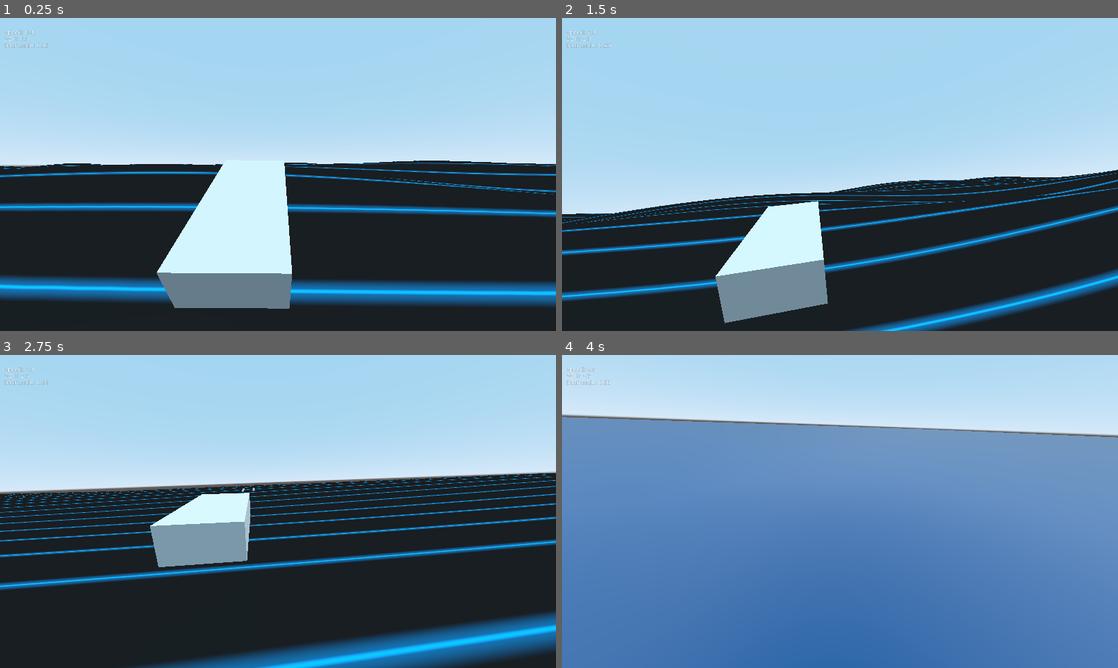
Above: before the commit, frames 1-4 (two rows, left to right).
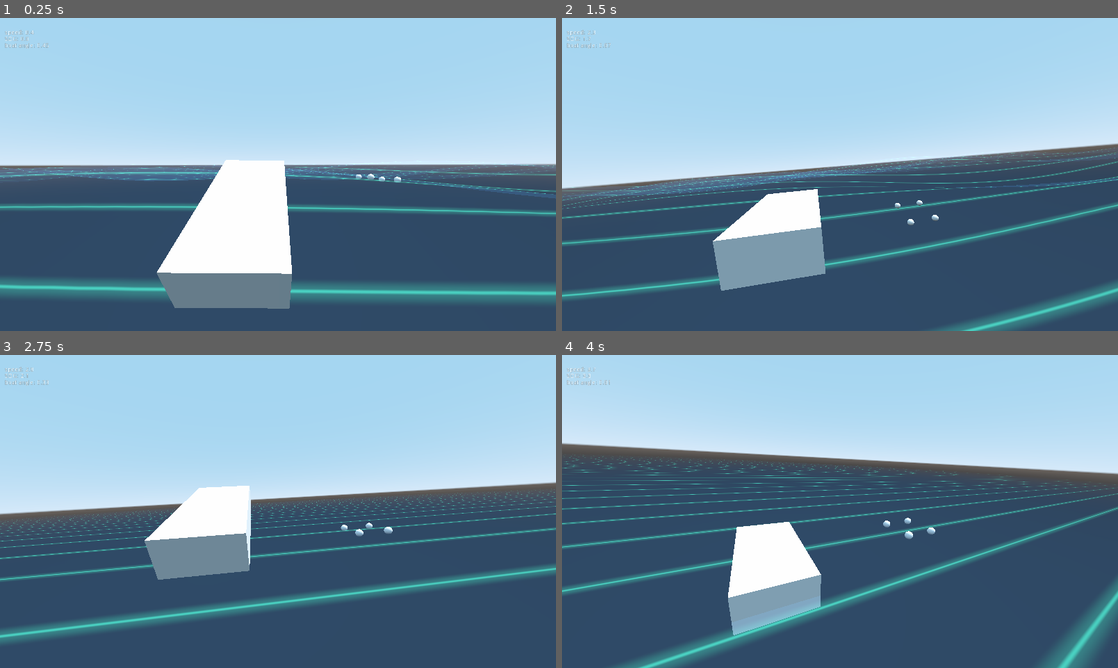
Above: after the commit, the same moments.

Repository: qez008/shark-bait
Game: Godot game, scene res://src/ocean_test.tscn
The game is run twice, just before and just after one commit, with the same random seed, the same clock (stepped at 60 frames per second) and the same inputs.
Inputs (mouse positions are in pixels of both pictures, inside the frame that each line leads up to):
- Up to frame 1 (0.25 s): no input
- Up to frame 2 (1.5 s): tap Enter at 0.5 s; move the mouse to (867, 174) at 0.52 s; hold 1 (one) 0.53-1.28 s; hold Up (ui_up) from 0.53 s (still down); move the mouse to (812, 174) at 1.27 s; tap 2 (two) at 1.35 s
- Up to frame 3 (2.75 s): keep holding Up (ui_up); move the mouse to (289, 505) at 2.02 s; hold 1 (one) from 2.03 s (still down)
- Up to frame 4 (4 s): keep holding Up (ui_up); move the mouse to (834, 517) at 2.77 s; release 1 (one) at 2.78 s; tap 2 (two) at 2.85 s; move the mouse to (878, 514) at 3.52 s; hold 1 (one) from 3.53 s (still down)

The runs differ from the first frame. In frame 1, 51% of the frame differs, in the area x 0-100%, y 45-100%; in frame 2, 53%; in frame 3, 56%; in frame 4, 80%, in the area x 0-100%, y 4-100%.

Commit message:
add mask to wave shader

Diff:
--- a/shaders/gertsnerwaves.gdshader
+++ b/shaders/gertsnerwaves.gdshader
@@ -1,8 +1,10 @@
 shader_type spatial;
-render_mode vertex_lighting;
+render_mode blend_add, unshaded;
 
-uniform vec4 grid_color : hint_color = vec4(0.0, 0.7, 1.0, 1.0);
+uniform vec4 line_color : hint_color = vec4(0.0, 0.7, 1.0, 1.0);
 uniform vec4 fill_color : hint_color = vec4(0.0, 0.1, 0.1, 1.0);
+
+uniform sampler2D noise_pattern;
 
 // angle, speed, wave length, steepness:
 uniform vec3 wave_a = vec3(0.0, 2.1, 0.2);
@@ -12,6 +14,7 @@
 
 uniform float synced_time = 0.0;
 uniform vec3 wave_offset = vec3(0.0, 0.0, 0.0);
+
 
 const float PI = 3.141593;
 
@@ -68,14 +71,22 @@
     NORMAL = normal;
 }
 
-float grid(vec2 uv, float batt) {
-    vec2 size = vec2(0.02);
-//    uv += vec2(0.0, batt + 0.05);
-    uv = abs(fract(uv) - 0.5);
-    vec2 lines = smoothstep(size, vec2(0.0), uv);
-    lines += smoothstep(size * 5.0, vec2(0.0), uv) * 0.4 * batt;
-    return clamp(lines.x + lines.y, 0.0, 3.0);
+// https://www.ronja-tutorials.com/post/026-perlin-noise/
+float surf(vec2 uv) {
+    float noise = texture(noise_pattern, uv).x;
+    noise = fract(noise * 20.0);
+    float pixelNoiseChange = fwidth(noise);
+    float heightLine = smoothstep(1.0 - pixelNoiseChange, 1.0, noise);
+    heightLine += smoothstep(pixelNoiseChange, 0.0, noise);
+
+    return heightLine;
 }
+
+const vec3 P1ColorIn = vec3(1.0, 0.5, 0.0);
+const vec3 P1ColorOut = vec3(1.0, 0.0, 0.0);
+
+const vec3 P2ColorIn = vec3(0.0, 0.5, 1.0);  //vec3(1.0, 1.0, 1.0);
+const vec3 P2ColorOut = vec3(0.0, 0.0, 1.0); //vec3(0.0, 0.5, 1.0);
 
 float line(vec2 uv, float batt) {
     vec2 size = vec2(0.02);
@@ -89,23 +100,46 @@
 vec4 lines(vec2 uv) {
     vec2 offset = wave_offset.xz / 300.0;
     uv = (offset + uv) * 100.0;
+
     vec4 col = fill_color;
     float gridVal = line(uv, 1.0);
-    col = mix(fill_color, grid_color, gridVal);
+    col = mix(fill_color, line_color, gridVal);
     return col;
 }
 
-float circle(vec2 _st, float _radius){
-    vec2 pos = vec2(0.5) - _st;
-    return smoothstep(1.0 - _radius, 1.0 - _radius + _radius * 0.2, 1.0 - dot(pos, pos) * PI);
+float grid(vec2 uv, float batt) {
+    vec2 size = vec2(0.02);
+//    uv += vec2(0.0, batt + 0.05);
+    uv = abs(fract(uv) - 0.5);
+    vec2 lines = smoothstep(size, vec2(0.0), uv);
+    lines += smoothstep(size * 5.0, vec2(0.0), uv) * 0.4 * batt;
+    return clamp(lines.x + lines.y, 0.0, 3.0);
 }
 
+float circle(in vec2 _st, in float _radius) {
+    vec2 dist = _st-vec2(0.5);
+	return 1.-smoothstep(_radius-(_radius*0.01),
+                         _radius+(_radius*0.01),
+                         dot(dist,dist)*4.0);
+}
 
 void fragment() {
-//    vec2 st = fract(UV * 1000.0);
-//    vec3 color = vec3(1.0 - circle(st, 0.3));
-//    ALBEDO = color;
+//    float surf = surf(UV);
+//    vec4 color = (1.0 - surf) * fill_color + surf * line_color;
+//    ALBEDO = color.xyz;
+
+//    vec2 uv = wave_offset.xz / 100.;
+//    uv = vec2(mod(uv.x, 1.), mod(uv.y*20., 1.));
+//    float curve = 0.1 * sin((9.25 * uv.x) + (2.0 * TIME));
+//    float lineAShape = smoothstep(1.0 - clamp(abs(curve + uv.y - 0.5) * 8.0, 0.0, 1.0), 1.0, 0.99);
+//    vec3  lineACol = (1.0 - lineAShape) * vec3(mix(P1ColorIn, P1ColorOut, lineAShape));
+//
+//    ALBEDO = lineACol;
+//    vec2 offset = wave_offset.xz / 100.0;
+//    vec2 uv = (offset + UV);
     vec4 color = lines(UV);
+    vec2 p = (UV - 0.5);
+    float reverse_distance = 0.4 - distance(p, vec2(0.0));
+    color *= vec4(clamp( reverse_distance*2. , 0.0 , 1.0 ));
     ALBEDO = color.rgb;
-//    ALPHA = color.a;
 }
--- a/shaders/inception_shader.gdshader
+++ b/shaders/inception_shader.gdshader
@@ -5,8 +5,9 @@
 // Author @patriciogv - 2015
 // http://patriciogonzalezvivo.com
 
-uniform int NUM_OCTAVES = 5;
-uniform vec2 u_resolution;
+uniform int NUM_OCTAVES = 3;
+uniform vec2 u_resolution = vec2(1.0);
+uniform sampler2D noise_tex;
 
 float random (in vec2 _st) {
     return fract(sin(dot(_st.xy, vec2(12.9898,78.233))) * 43758.5453123);
@@ -15,6 +16,8 @@
 // Based on Morgan McGuire @morgan3d
 // https://www.shadertoy.com/view/4dS3Wd
 float noise (in vec2 _st) {
+//    return texture(noise_tex, _st).x;
+
     vec2 i = floor(_st);
     vec2 f = fract(_st);
 
@@ -62,8 +65,8 @@
 
     color = mix( vec3(0.101961, 0.619608, 0.666667) , vec3(0.666667, 0.666667, 0.498039) , clamp((f * f) * 4.0, 0.0, 1.0) );
     color = mix( color , vec3(0.0, 0.0, 0.164706) , clamp(length(q), 0.0, 1.0) );
-//    color = mix( color, vec3(0.666667, 1.0, 1.0), clamp(abs(r.x), 0.0, 1.0) );
     color = mix( color , vec3(0.666667, 1.0, 1.0) , clamp(abs(r.x), 0.0, 1.0) );
 
-    COLOR = vec4((f*f*f+.6*f*f+.5*f) * color, 1.0);
+//    COLOR = vec4( (f*f*f + .6*f*f + .5*f) * color , 1.0 );
+    COLOR = vec4( f * color , 1.0 );
 }
--- a/shaders/water_pattern.tres
+++ /dev/null
@@ -1,58 +0,0 @@
-[gd_resource type="Shader" format=2]
-
-[resource]
-code = "shader_type spatial;
-
-render_mode cull_back, diffuse_burley, specular_toon;
-
-uniform sampler2D noise_pattern;
-
-uniform vec4 fill_color : hint_color = vec4(vec3(0.1), 1.0);
-uniform vec4 line_color : hint_color = vec4(vec3(0.5), 1.0);
-
-uniform sampler2D nTexture : hint_black;
-
-varying vec2 vertPos;
-
-void vertex() {
-	vec3 ns = texture(nTexture, UV).rgb * 1.6;
-	vertPos = VERTEX.xz / 2.0;
-	VERTEX.y = VERTEX.y + (ns.z*0.9 * NORMAL.y);
-}
-
-
-// https://www.ronja-tutorials.com/post/026-perlin-noise/
-float surf(vec2 uv) {
-    float x = texture(noise_pattern, vec2(uv.x, uv.y + TIME * 0.02)).x;
-    float y = texture(noise_pattern, vec2(uv.x + TIME * 0.019, uv.y)).x;
-    float noise = texture(noise_pattern, vec2(x, y)).x;
-    noise = fract(noise * 6.0);
-    float pixelNoiseChange = fwidth(noise);
-    float heightLine = smoothstep(1.0 - pixelNoiseChange, 1.0, noise);
-    heightLine += smoothstep(pixelNoiseChange, 0.0, noise);
-
-    return heightLine;
-   }
-
-void fragment() {
-//    float surf = surf(UV);
-//    vec4 color = (1.0 - surf) * fill_color + surf * line_color;
-//    ALBEDO = color.xyz;
-
-    mediump vec3 ns = texture(nTexture, UV).rgb; //noise_texture(from Viewport)
-	mediump vec3 fFac = smoothstep(vec3(0.8), vec3(0.4), ns); //foam_factor
-	mediump float fresnel = sqrt(1.0 - dot(NORMAL, VIEW));
-	mediump vec3 col_1 = vec3(0.0, 0.1, 0.3);
-	mediump vec3 col_2 = vec3(0.1, 0.3, 0.4);
-	mediump vec3 col_3 = vec3(0.4, 0.8, 0.8);
-	mediump vec3 col_4 = vec3(0.8, 0.9, 0.9);
-	//Color_ramp
-	mediump vec3 col = mix(mix(col_1, col_2, ns*0.6), mix(col_3, col_4, ns*1.2), smoothstep(0.0, 1.0, ns));
-	mediump vec3 fCol = clamp(mix(vec3(0.999), col, fFac), 0.0, 1.0); //final_color
-	//fCol *= min(clamp(mix(vec3(1.0), vec3(0.2, 0.4, 0.6), fFac), 0.0, 1.0), 1.0);
-	ALBEDO = min(fCol + (0.1 * fresnel), 1.0);
-	SPECULAR = 0.2 * fresnel;
-	ROUGHNESS = mix(0.9, 0.7, fFac.z) * (1.0 - fresnel*0.2);
-	TRANSMISSION = vec3(0.2, 0.7, 0.3);
-}
-"
--- /dev/null
+++ b/shaders/wave_pattern.gdshader
@@ -0,0 +1,27 @@
+shader_type spatial;
+
+render_mode cull_back, diffuse_burley, specular_toon;
+
+uniform sampler2D noise_pattern;
+
+uniform vec4 fill_color : hint_color = vec4(vec3(0.1), 1.0);
+uniform vec4 line_color : hint_color = vec4(vec3(0.5), 1.0);
+
+
+// https://www.ronja-tutorials.com/post/026-perlin-noise/
+float surf(vec2 uv) {
+    float noise = texture(noise_pattern, uv).x;
+    noise = fract(noise * 10.0);
+    float pixelNoiseChange = fwidth(noise);
+    float heightLine = smoothstep(1.0 - pixelNoiseChange, 1.0, noise);
+    heightLine += smoothstep(pixelNoiseChange, 0.0, noise);
+
+    return heightLine;
+}
+
+void fragment() {
+    float surf = surf(UV);
+    vec4 color = (1.0 - surf) * fill_color + surf * line_color;
+    ALBEDO = color.xyz;
+//    ALBEDO = texture(noise_pattern, UV).xyz;
+}
--- a/src/autoloads/wave_manager.gd
+++ b/src/autoloads/wave_manager.gd
@@ -6,8 +6,10 @@
 # wave configurations:
 
 var quiet_waves = [
-        Vector3(PI / 2.1, 42.0, 0.08),
-        Vector3(PI / 2.4, 60.0, 0.07),
+#        Vector3(PI / 2.1, 42.0, 0.08),
+#        Vector3(PI / 2.4, 60.0, 0.07),
+        Vector3(0.0, 1.0, 0.0),
+        Vector3(0.0, 1.0, 0.0),
         Vector3(0.0, 1.0, 0.0),
         Vector3(0.0, 1.0, 0.0)
    ]
--- a/src/ocean_test.tscn
+++ b/src/ocean_test.tscn
@@ -1,21 +1,27 @@
-[gd_scene load_steps=18 format=2]
+[gd_scene load_steps=19 format=2]
 
 [ext_resource path="res://shaders/gertsnerwaves.gdshader" type="Shader" id=1]
 [ext_resource path="res://src/test_boat/TestBoat.tscn" type="PackedScene" id=2]
-[ext_resource path="res://shaders/water_pattern.tres" type="Shader" id=3]
+[ext_resource path="res://shaders/wave_pattern.gdshader" type="Shader" id=3]
 [ext_resource path="res://src/waves.gd" type="Script" id=4]
 [ext_resource path="res://src/floater.gd" type="Script" id=5]
+[ext_resource path="res://shaders/inception_shader.gdshader" type="Shader" id=6]
+
+[sub_resource type="ViewportTexture" id=25]
+viewport_path = NodePath("Viewport")
 
 [sub_resource type="ShaderMaterial" id=11]
+resource_local_to_scene = true
 shader = ExtResource( 1 )
-shader_param/grid_color = Color( 0, 0.7, 1, 1 )
-shader_param/fill_color = Color( 0.0745098, 0.0745098, 0.0745098, 1 )
+shader_param/line_color = Color( 0.243137, 0.792157, 0.741176, 1 )
+shader_param/fill_color = Color( 0.101961, 0.254902, 0.392157, 1 )
 shader_param/wave_a = Vector3( 1.61, 74.956, 0.116 )
 shader_param/wave_b = Vector3( 1.994, 36.31, 0.156 )
 shader_param/wave_c = Vector3( 1.266, 21.954, 0.152 )
 shader_param/wave_d = Vector3( 1.508, 12.934, 0.212 )
 shader_param/synced_time = 0.0
 shader_param/wave_offset = Vector3( 0, 0, 0 )
+shader_param/noise_pattern = SubResource( 25 )
 
 [sub_resource type="PlaneMesh" id=3]
 material = SubResource( 11 )
@@ -23,150 +29,82 @@
 subdivide_width = 200
 subdivide_depth = 200
 
+[sub_resource type="SpatialMaterial" id=29]
+albedo_color = Color( 0.027451, 0.14902, 0.290196, 1 )
+
+[sub_resource type="PlaneMesh" id=28]
+material = SubResource( 29 )
+size = Vector2( 300, 300 )
+subdivide_width = 10
+subdivide_depth = 10
+
 [sub_resource type="SphereMesh" id=6]
 radius = 0.2
 height = 0.4
 
-[sub_resource type="ViewportTexture" id=20]
+[sub_resource type="ViewportTexture" id=23]
 viewport_path = NodePath("Viewport")
 
-[sub_resource type="OpenSimplexNoise" id=16]
-period = 32.0
-persistence = 0.1
+[sub_resource type="ShaderMaterial" id=24]
+resource_local_to_scene = true
+shader = ExtResource( 3 )
+shader_param/fill_color = Color( 0.152941, 0.305882, 0.447059, 1 )
+shader_param/line_color = Color( 0.133333, 0.741176, 0.698039, 1 )
+shader_param/noise_pattern = SubResource( 23 )
 
-[sub_resource type="NoiseTexture" id=17]
-width = 256
+[sub_resource type="QuadMesh" id=13]
+material = SubResource( 24 )
+size = Vector2( 40, 40 )
+
+[sub_resource type="OpenSimplexNoise" id=26]
+
+[sub_resource type="NoiseTexture" id=27]
 height = 1
 seamless = true
-noise = SubResource( 16 )
+noise = SubResource( 26 )
 
-[sub_resource type="ShaderMaterial" id=15]
-resource_local_to_scene = true
-shader = ExtResource( 3 )
-shader_param/fill_color = Color( 0.156863, 0.341176, 0.4, 1 )
-shader_param/line_color = Color( 0.168627, 0.788235, 0.701961, 1 )
-shader_param/noise_pattern = SubResource( 17 )
-shader_param/nTexture = SubResource( 20 )
-
-[sub_resource type="QuadMesh" id=13]
-material = SubResource( 15 )
-size = Vector2( 40, 40 )
-
-[sub_resource type="Shader" id=18]
-code = "shader_type canvas_item;
-render_mode unshaded;
-
-
-// Author @patriciogv - 2015
-// http://patriciogonzalezvivo.com
-
-uniform sampler2D noisetex;
-uniform int NUM_OCTAVES = 5;
-uniform vec2 u_resolution;
-
-float random (in vec2 _st) {
-    return fract(sin(dot(_st.xy, vec2(12.9898,78.233))) * 43758.5453123);
-}
-
-// Based on Morgan McGuire @morgan3d
-// https://www.shadertoy.com/view/4dS3Wd
-float noise (in vec2 _st) {
-    vec2 i = floor(_st);
-    vec2 f = fract(_st);
-
-    // Four corners in 2D of a tile
-    float a = random(i);
-    float b = random(i + vec2(1.0, 0.0));
-    float c = random(i + vec2(0.0, 1.0));
-    float d = random(i + vec2(1.0, 1.0));
-
-    vec2 u = f * f * (3.0 - 2.0 * f);
-
-    return mix(a, b, u.x) +
-            (c - a)* u.y * (1.0 - u.x) +
-            (d - b) * u.x * u.y;
-}
-
-
-float fbm ( in vec2 _st) {
-    float v = 0.0;
-    float a = 0.5;
-    vec2 shift = vec2(100.0);
-    // Rotate to reduce axial bias
-    mat2 rot = mat2( vec2(cos(0.5), sin(0.5)) , vec2(-sin(0.5), cos(0.50)) );
-    for (int i = 0; i < NUM_OCTAVES; ++i) {
-        v += a * noise(_st);
-        _st = rot * _st * 2.0 + shift;
-        a *= 0.5;
-    }
-    return v;
-}
-
-void fragment() {
-    vec2 st = UV / u_resolution.xy * 3.0;
-    vec3 color = vec3(0.0);
-
-    vec2 q = vec2(0.);
-    q.x = fbm( st + 0.00 * TIME);
-    q.y = fbm( st + vec2(1.0));
-
-    vec2 r = vec2(0.);
-    r.x = fbm( st + 1.0 * q + vec2(1.7,9.2) + 0.15 * TIME);
-    r.y = fbm( st + 1.0 * q + vec2(8.3,2.8) + 0.126 * TIME);
-
-    float f = fbm(st+r);
-
-    color = mix( vec3(0.101961, 0.619608, 0.666667) , vec3(0.666667, 0.666667, 0.498039) , clamp((f * f) * 4.0, 0.0, 1.0) );
-    color = mix( color , vec3(0.0, 0.0, 0.164706) , clamp(length(q), 0.0, 1.0) );
-//    color = mix( color, vec3(0.666667, 1.0, 1.0), clamp(abs(r.x), 0.0, 1.0) );
-    color = mix( color , vec3(0.666667, 1.0, 1.0) , clamp(abs(r.x), 0.0, 1.0) );
-
-    COLOR = vec4((f*f*f+.6*f*f+.5*f) * color, 1.0);
-}"
-
-[sub_resource type="OpenSimplexNoise" id=21]
-
-[sub_resource type="NoiseTexture" id=22]
-seamless = true
-noise = SubResource( 21 )
-
-[sub_resource type="ShaderMaterial" id=19]
-shader = SubResource( 18 )
-shader_param/NUM_OCTAVES = 5
-shader_param/u_resolution = null
-shader_param/noisetex = SubResource( 22 )
+[sub_resource type="ShaderMaterial" id=22]
+shader = ExtResource( 6 )
+shader_param/NUM_OCTAVES = 3
+shader_param/u_resolution = Vector2( 3, 3 )
+shader_param/noise_tex = SubResource( 27 )
 
 [node name="ocean_test" type="Spatial"]
 
-[node name="ocean_mesh" type="MeshInstance" parent="."]
+[node name="ocean_surface" type="MeshInstance" parent="."]
 mesh = SubResource( 3 )
 material/0 = null
 script = ExtResource( 4 )
 
+[node name="ocean_floor" type="MeshInstance" parent="."]
+transform = Transform( 1, 0, 0, 0, 1, 0, 0, 0, 1, 0, -11.772, 0 )
+visible = false
+mesh = SubResource( 28 )
+material/0 = null
+
 [node name="DirectionalLight" type="DirectionalLight" parent="."]
 transform = Transform( 1, 0, 0, 0, 0.532256, 0.846583, 0, -0.846583, 0.532256, 0, 3.1185, 1.58938 )
-light_energy = 0.371
 
 [node name="floater" type="MeshInstance" parent="."]
-transform = Transform( 1, 0, 0, 0, 1, 0, 0, 0, 1, 27.9987, 0, -0.809572 )
+transform = Transform( 1, 0, 0, 0, 1, 0, 0, 0, 1, 7.21186, 0, 6.60928 )
 mesh = SubResource( 6 )
 material/0 = null
 script = ExtResource( 5 )
 
 [node name="floater2" type="MeshInstance" parent="."]
-transform = Transform( 1, 0, 0, 0, 1, 0, 0, 0, 1, 29.6816, 0, -0.809572 )
+transform = Transform( 1, 0, 0, 0, 1, 0, 0, 0, 1, 8.89477, 0, 6.60928 )
 mesh = SubResource( 6 )
 material/0 = null
 script = ExtResource( 5 )
 
 [node name="floater3" type="MeshInstance" parent="."]
-transform = Transform( 1, 0, 0, 0, 1, 0, 0, 0, 1, 27.9987, 0, 0.87098 )
+transform = Transform( 1, 0, 0, 0, 1, 0, 0, 0, 1, 7.21186, 0, 8.28983 )
 mesh = SubResource( 6 )
 material/0 = null
 script = ExtResource( 5 )
 
 [node name="floater4" type="MeshInstance" parent="."]
-transform = Transform( 1, 0, 0, 0, 1, 0, 0, 0, 1, 29.6816, 0, 0.87098 )
+transform = Transform( 1, 0, 0, 0, 1, 0, 0, 0, 1, 8.89477, 0, 8.28983 )
 mesh = SubResource( 6 )
 material/0 = null
 script = ExtResource( 5 )
@@ -184,17 +122,18 @@
 camera_yaw = true
 
 [node name="test_mesh" type="MeshInstance" parent="."]
-transform = Transform( 1, 0, 0, 0, -4.37114e-08, 1, 0, -1, -4.37114e-08, 0.012007, 3.61504, -0.679625 )
+transform = Transform( 1, 0, 0, 0, -4.37114e-08, 1, 0, -1, -4.37114e-08, 0.012007, 2.61439, -0.679625 )
+visible = false
 mesh = SubResource( 13 )
 material/0 = null
 
 [node name="Viewport" type="Viewport" parent="."]
 size = Vector2( 512, 512 )
 hdr = false
-usage = 0
+disable_3d = true
 
 [node name="ColorRect" type="ColorRect" parent="Viewport"]
-material = SubResource( 19 )
+material = SubResource( 22 )
 anchor_right = 1.0
 anchor_bottom = 1.0
 margin_right = 40.0
--- a/src/utils/viewport_shader_preview.tscn
+++ b/src/utils/viewport_shader_preview.tscn
@@ -1,78 +1,9 @@
 [gd_scene load_steps=3 format=2]
 
-[sub_resource type="Shader" id=18]
-code = "shader_type canvas_item;
-render_mode unshaded;
-
-
-// Author @patriciogv - 2015
-// http://patriciogonzalezvivo.com
-
-uniform int NUM_OCTAVES = 5;
-uniform vec2 u_resolution;
-
-float random (in vec2 _st) {
-    return fract(sin(dot(_st.xy, vec2(12.9898,78.233))) * 43758.5453123);
-}
-
-// Based on Morgan McGuire @morgan3d
-// https://www.shadertoy.com/view/4dS3Wd
-float noise (in vec2 _st) {
-    vec2 i = floor(_st);
-    vec2 f = fract(_st);
-
-    // Four corners in 2D of a tile
-    float a = random(i);
-    float b = random(i + vec2(1.0, 0.0));
-    float c = random(i + vec2(0.0, 1.0));
-    float d = random(i + vec2(1.0, 1.0));
-
-    vec2 u = f * f * (3.0 - 2.0 * f);
-
-    return mix(a, b, u.x) +
-            (c - a)* u.y * (1.0 - u.x) +
-            (d - b) * u.x * u.y;
-}
-
-
-float fbm ( in vec2 _st) {
-    float v = 0.0;
-    float a = 0.5;
-    vec2 shift = vec2(100.0);
-    // Rotate to reduce axial bias
-    mat2 rot = mat2( vec2(cos(0.5), sin(0.5)) , vec2(-sin(0.5), cos(0.50)) );
-    for (int i = 0; i < NUM_OCTAVES; ++i) {
-        v += a * noise(_st);
-        _st = rot * _st * 2.0 + shift;
-        a *= 0.5;
-    }
-    return v;
-}
-
-void fragment() {
-    vec2 st = UV / u_resolution.xy * 3.0;
-    vec3 color = vec3(0.0);
-
-    vec2 q = vec2(0.);
-    q.x = fbm( st + 0.00 * TIME);
-    q.y = fbm( st + vec2(1.0));
-
-    vec2 r = vec2(0.);
-    r.x = fbm( st + 1.0 * q + vec2(1.7,9.2) + 0.15 * TIME);
-    r.y = fbm( st + 1.0 * q + vec2(8.3,2.8) + 0.126 * TIME);
-
-    float f = fbm(st+r);
-
-    color = mix( vec3(0.101961, 0.619608, 0.666667) , vec3(0.666667, 0.666667, 0.498039) , clamp((f * f) * 4.0, 0.0, 1.0) );
-    color = mix( color , vec3(0.0, 0.0, 0.164706) , clamp(length(q), 0.0, 1.0) );
-//    color = mix( color, vec3(0.666667, 1.0, 1.0), clamp(abs(r.x), 0.0, 1.0) );
-    color = mix( color , vec3(0.666667, 1.0, 1.0) , clamp(abs(r.x), 0.0, 1.0) );
-
-    COLOR = vec4((f*f*f+.6*f*f+.5*f) * color, 1.0);
-}"
+[ext_resource path="res://shaders/inception_shader.gdshader" type="Shader" id=1]
 
 [sub_resource type="ShaderMaterial" id=19]
-shader = SubResource( 18 )
+shader = ExtResource( 1 )
 shader_param/NUM_OCTAVES = 5
 shader_param/u_resolution = Vector2( 1, 1 )
 
